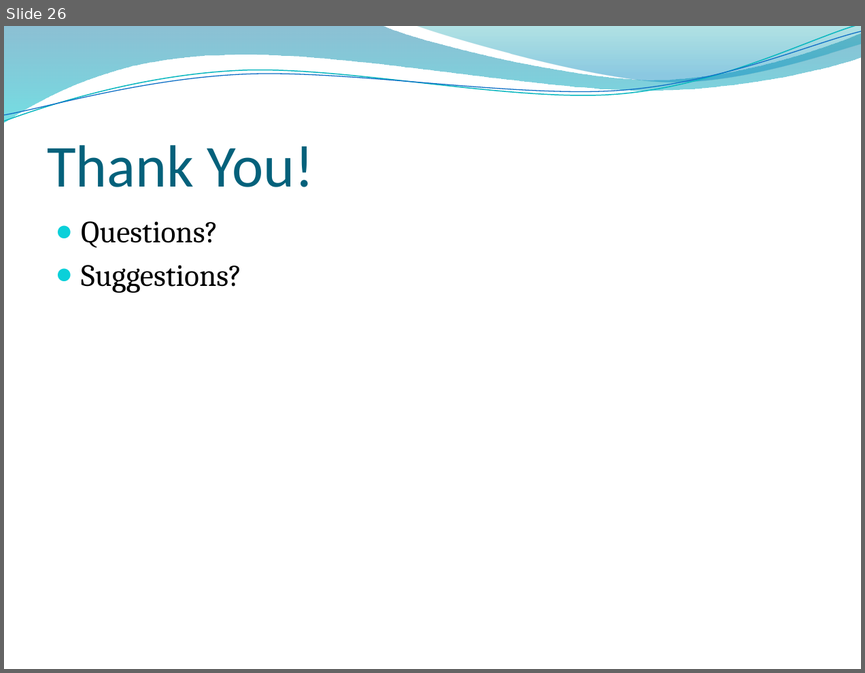
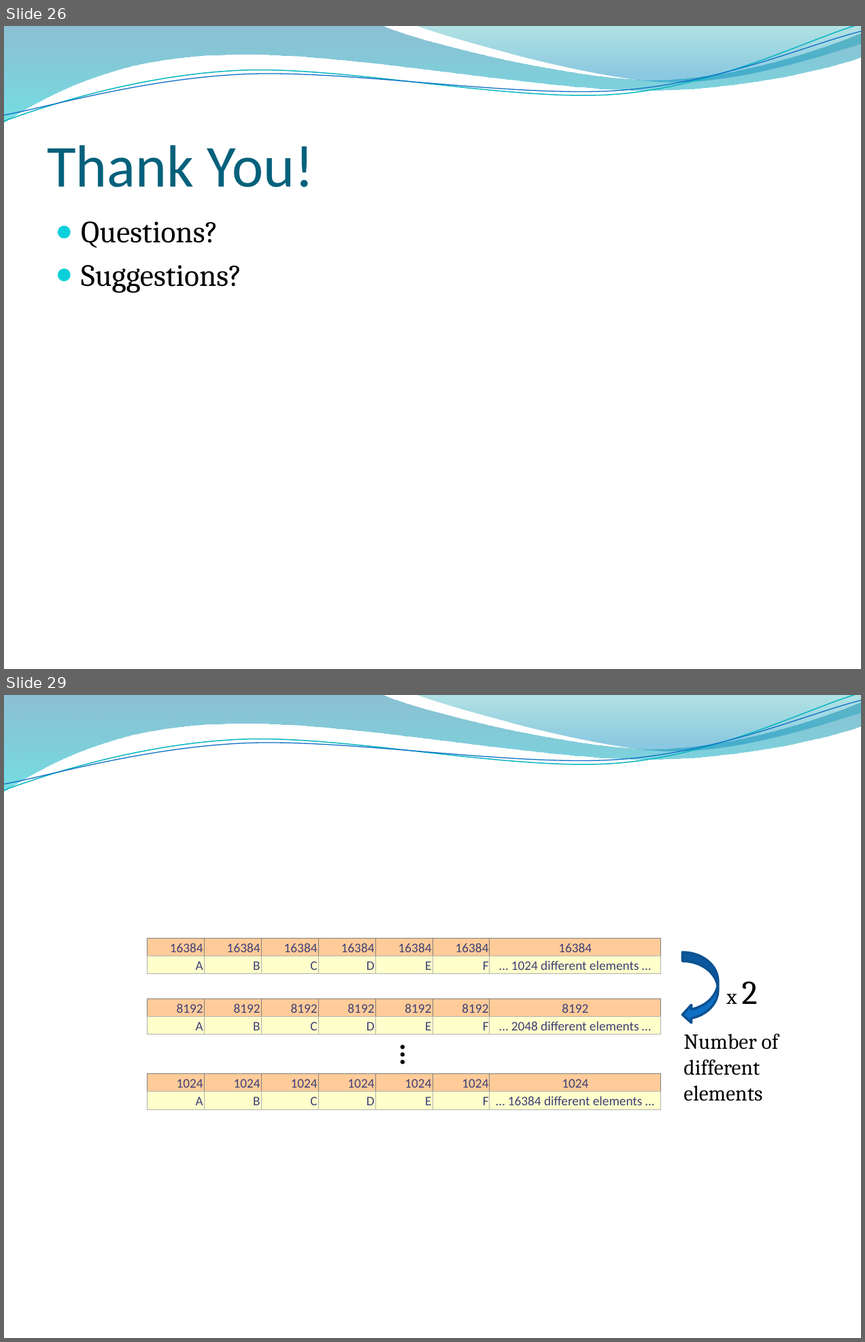
Before and after one commit to edvelezg/unb-pdp2, a slide deck: proj/FinalPresentation.pptx. Shown one above the other, each under a label of ours: slide 26 before the commit, slides 26 and 29 after it; the slides between them are not shown. The pictures are 865x673 and 865x1342 pixels, drawn with LibreOffice and Linux fonts; fonts in the diff are those of the drawing; background and template pictures are left out. Boxes give left, top, right and bottom in pixels: in the first picture for what was removed or moved away, otherwise in the second. Text is boxed around its words. In the diff, an @@ line names an element or a change of style, - is before the commit and + after.

```diff
--- a/proj/FinalPresentation.pptx
+++ b/proj/FinalPresentation.pptx
@@ slide 29 added at [4, 695, 861, 1338], background picture (left out); not listed: 4 template elements that a slide beside it also shows @@
@@ table added at [147, 938, 663, 974], 2 rows, 7 columns @@
+16384 | 16384 | 16384 | 16384 | 16384 | 16384 | 16384
+A | B | C | D | E | F | … 1024 different elements …
@@ curved left arrow added at [683, 952, 719, 1023], fill #0F6FC6, outline #0B5292 2 pt @@
@@ table added at [147, 998, 663, 1034], 2 rows, 7 columns @@
+8192 | 8192 | 8192 | 8192 | 8192 | 8192 | 8192
+A | B | C | D | E | F | … 2048 different elements …
@@ text added at [726, 981, 757, 1004], 18 pt, text #000000 @@
+x 2
@@ text added at [683, 1033, 779, 1101], 18 pt, text #000000 @@
+Number of
+different
+elements
@@ ellipse added at [400, 1045, 404, 1049], fill #000000 @@
@@ ellipse added at [400, 1052, 404, 1057], fill #000000 @@
@@ ellipse added at [400, 1060, 404, 1064], fill #000000 @@
@@ table added at [147, 1074, 663, 1110], 2 rows, 7 columns @@
+1024 | 1024 | 1024 | 1024 | 1024 | 1024 | 1024
+A | B | C | D | E | F | … 16384 different elements …
```
Also in this commit, not shown: 2 other slides added.
